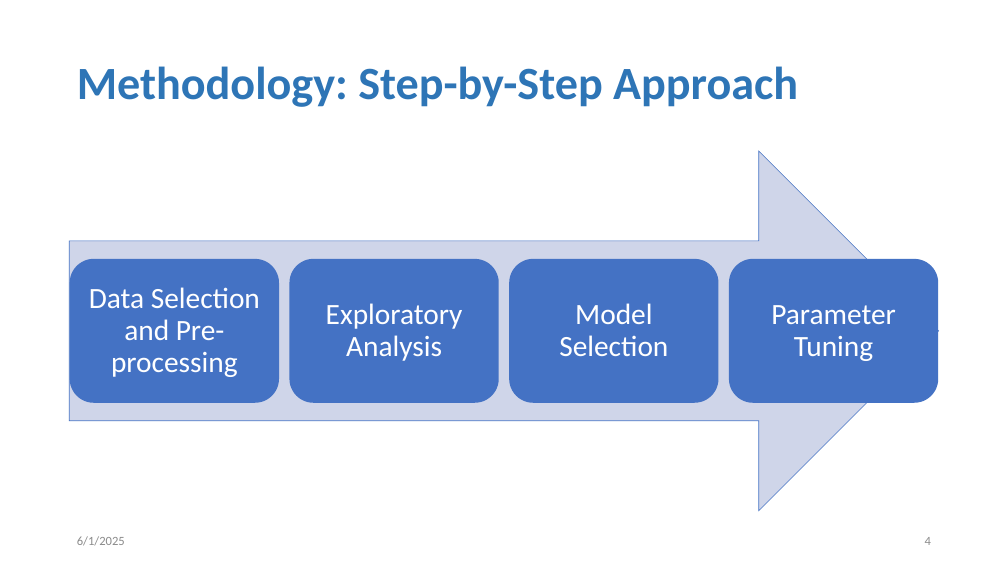
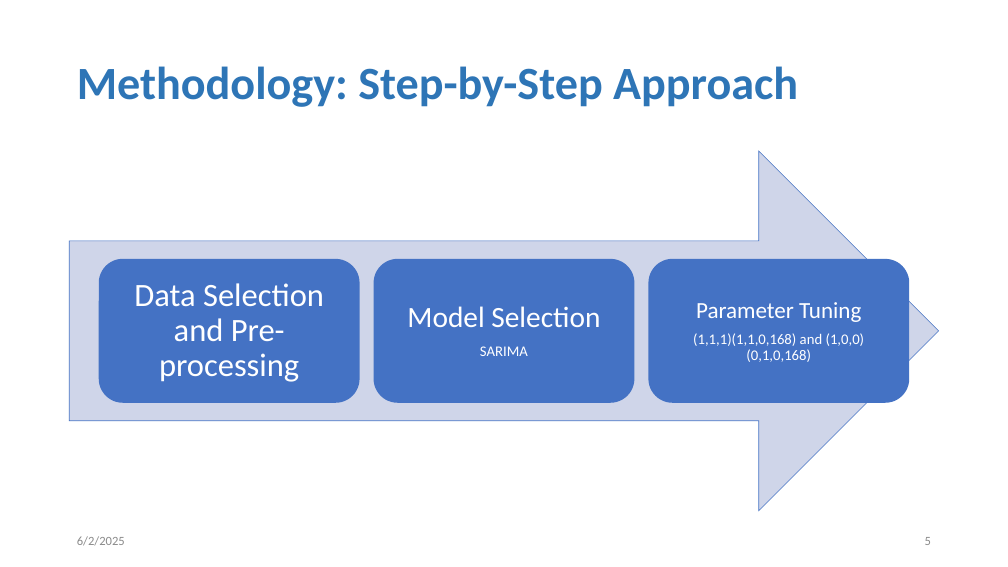
Before and after one commit to tanjilaahmed2/cesnet-anomaly-detection, a slide deck: slide 5 of LBNL Panel Interview_Tanjila.pptm (slide 4 before the commit). Drawn at 1008x567 pixels with LibreOffice and Linux fonts; fonts in the diff are those of the drawing. Boxes give left, top, right and bottom in pixels: in the first picture for what was removed or moved away, otherwise in the second. Text is boxed around its words. In the diff, an @@ line names an element or a change of style, - is before the commit and + after.

```diff
--- a/LBNL Panel Interview_Tanjila.pptm
+++ b/LBNL Panel Interview_Tanjila.pptm
@@ rounded rectangle: place and size @@
-rounded rectangle at bbox=[70, 259, 279, 402]
+rounded rectangle at bbox=[99, 259, 360, 402]
@@ text "Data Selection and Pre-processing": place and size @@
-text "Data Selection and Pre-processing" at bbox=[89, 287, 260, 377]
+text "Data Selection and Pre-processing" at bbox=[134, 283, 324, 382]
@@ text "Data Selection and Pre-processing" at bbox=[134, 283, 324, 382]: size 28 to 31 pt; more space between paragraphs @@
@@ rounded rectangle: place and size @@
-rounded rectangle at bbox=[290, 259, 499, 402]
+rounded rectangle at bbox=[374, 259, 634, 402]
@@ text "Model Selection": place and size @@
-text "Model Selection" at bbox=[559, 303, 668, 356]
+text "Model Selection" at bbox=[407, 306, 600, 356]
@@ rounded rectangle removed at bbox=[510, 259, 719, 402] @@
@@ rounded rectangle: place and size @@
-rounded rectangle at bbox=[729, 259, 938, 402]
+rounded rectangle at bbox=[649, 259, 910, 402]
@@ text removed at bbox=[326, 303, 463, 361] @@
-Exploratory Analysis
@@ text added at bbox=[693, 302, 865, 362], 14 pt, text #FFFFFF @@
+Parameter Tuning
+(1,1,1)(1,1,0,168) and (1,0,0)(0,1,0,168)
@@ text removed at bbox=[771, 305, 896, 361] @@
-Parameter Tuning
@@ text at bbox=[480, 346, 528, 356]: paragraph added @@
+SARIMA
@@ page number at bbox=[925, 537, 931, 545]: text changed @@
-4
+5
```
Also in this commit, not shown: 25 other slides changed, 4 slides added.
